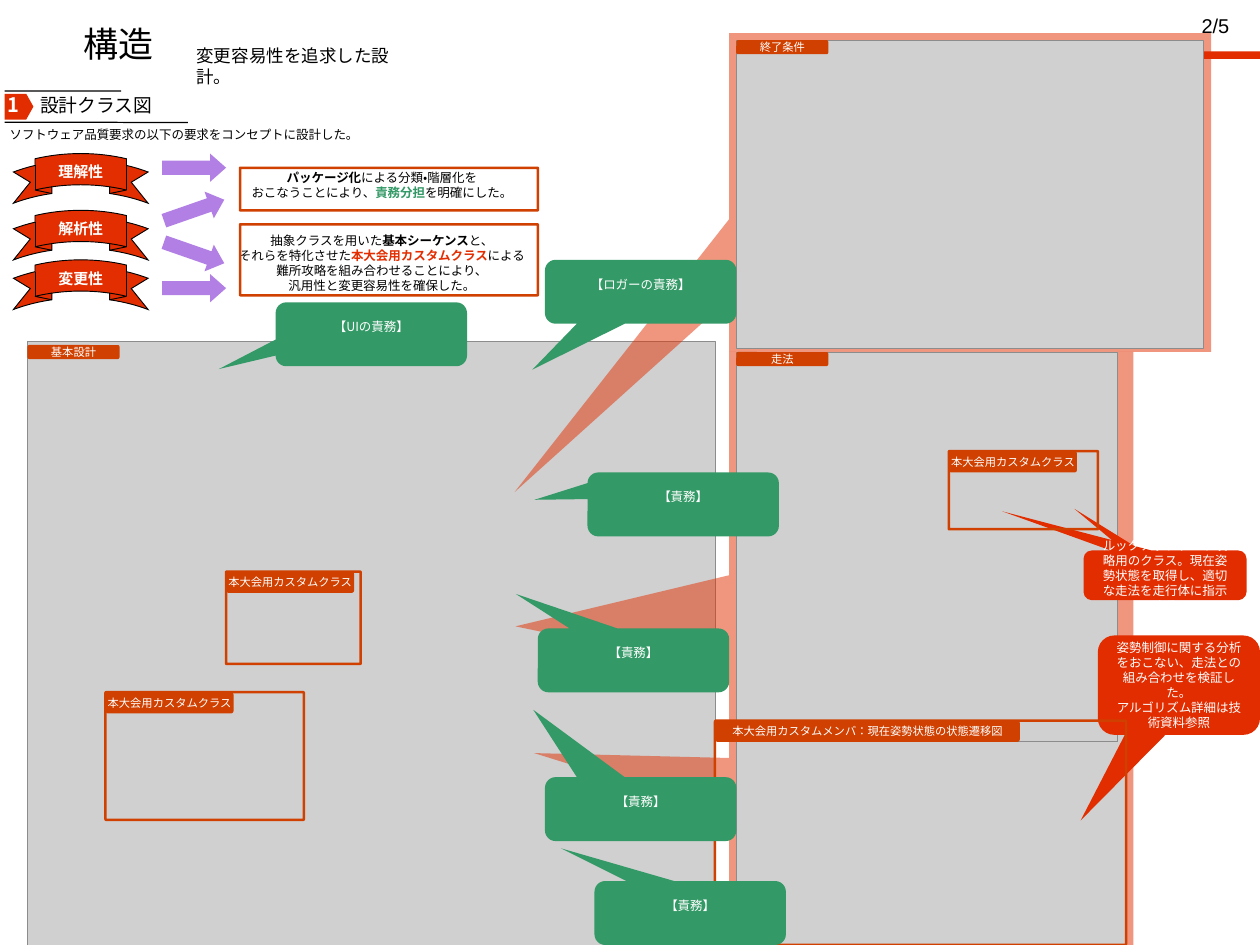
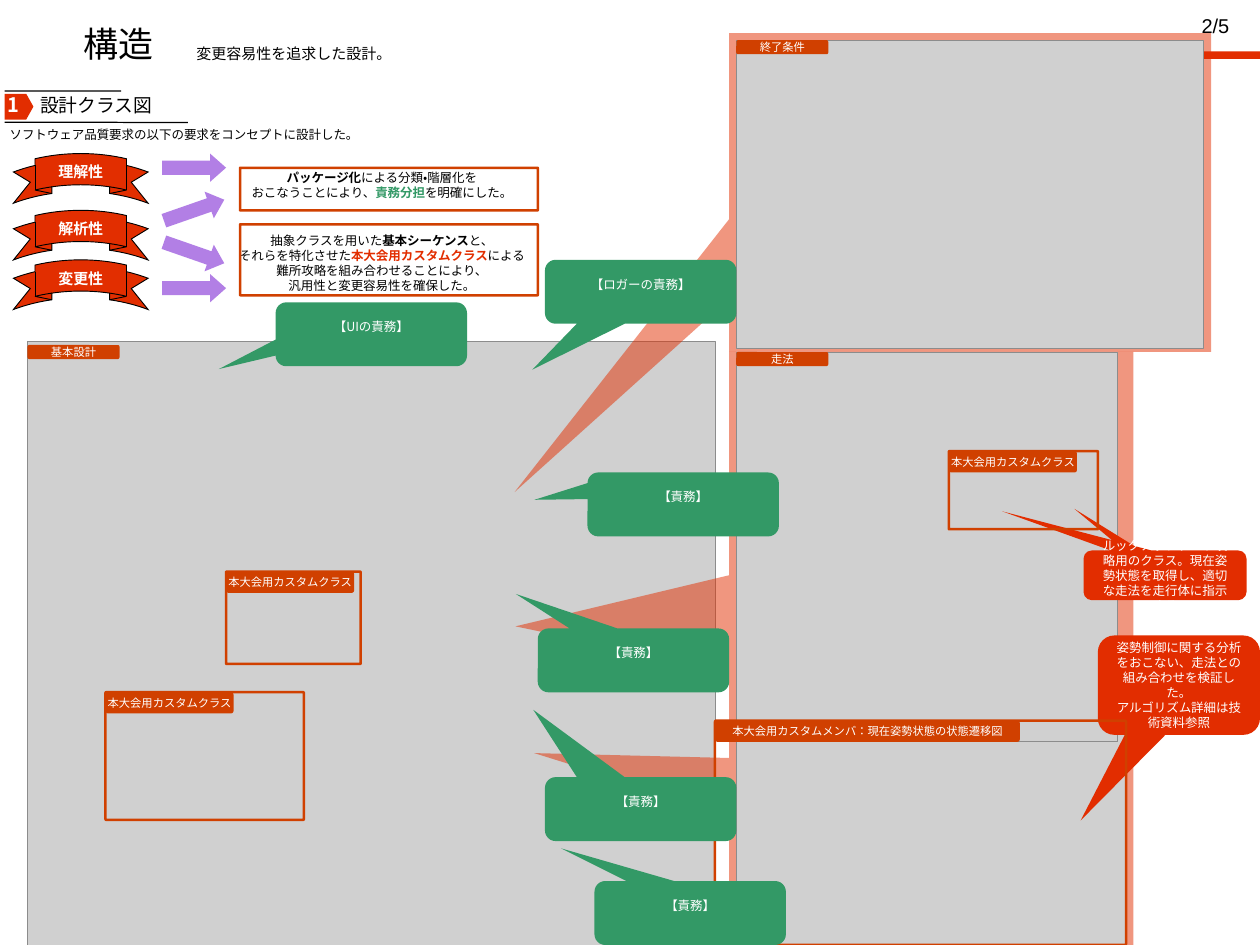
Before and after one commit to jrits/model2011, a slide deck: slide 2 of model_2/222_hamarobo_model_2.ppt (slide 1 before the commit). Drawn at 1260x945 pixels with LibreOffice and Linux fonts; fonts in the diff are those of the drawing; grey boxes stand for pictures; background and template pictures are left out. Boxes give left, top, right and bottom in pixels: in the first picture for what was removed or moved away, otherwise in the second. Text is boxed around its words. In the diff, an @@ line names an element or a change of style, - is before the commit and + after.

```diff
--- a/model_2/222_hamarobo_model_2.ppt
+++ b/model_2/222_hamarobo_model_2.ppt
@@ text "変更容易性を追求した設計。" at [196, 46, 391, 61]: size 14 to 12 pt @@
```
Also in this commit, not shown: 2 other slides changed, 1 slide removed, 1 other file.
